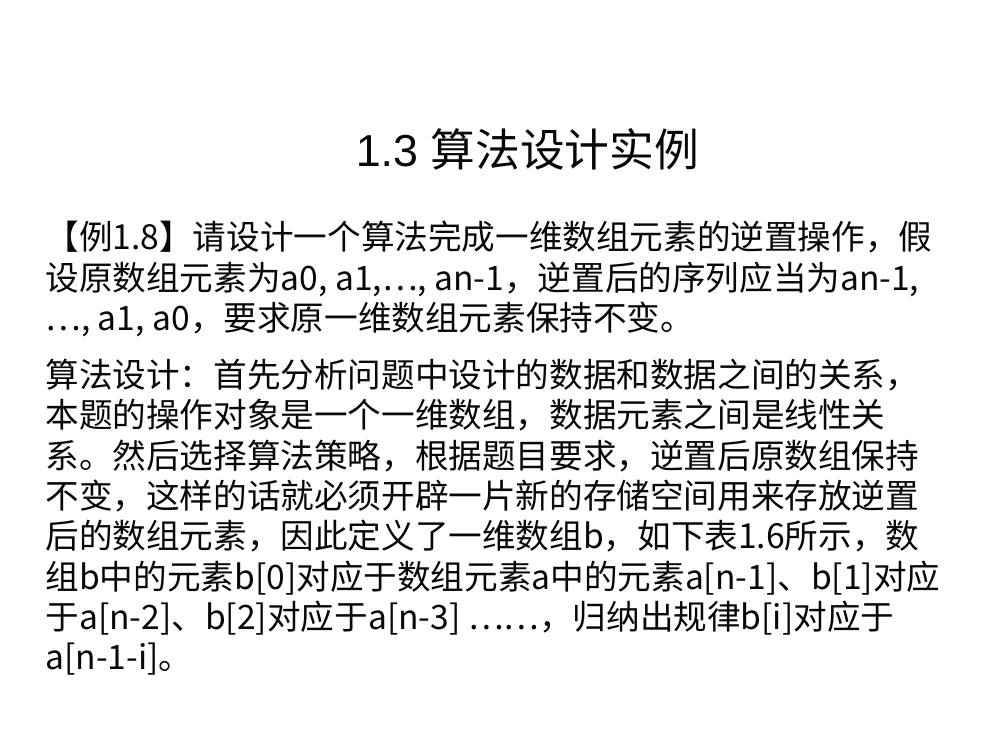
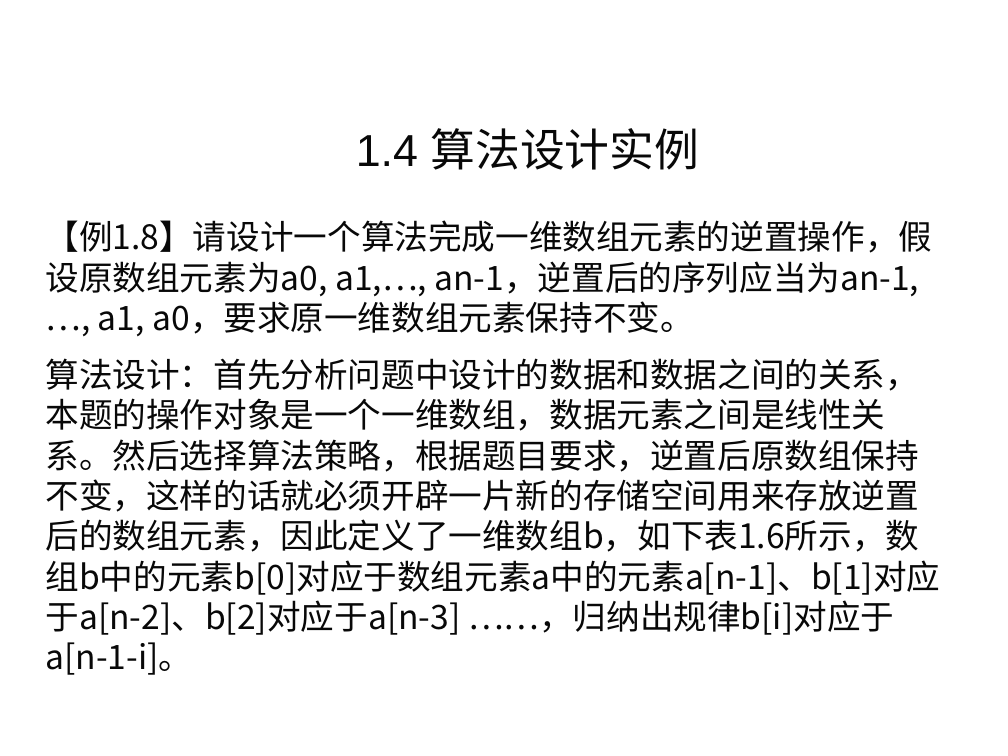
Before and after one commit to liutongling/DP, a slide deck: slide 51 of file/第1章 概论.pptx (slide 47 before the commit). Drawn at 1008x756 pixels with LibreOffice and Linux fonts; fonts in the diff are those of the drawing; background and template pictures are left out. Boxes give left, top, right and bottom in pixels: in the first picture for what was removed or moved away, otherwise in the second. Text is boxed around its words. In the diff, an @@ line names an element or a change of style, - is before the commit and + after.

```diff
--- a/file/第1章 概论.pptx
+++ b/file/第1章 概论.pptx
@@ text at [356,128,700,170]: text changed @@
-1.3 算法设计实例
+1.4 算法设计实例
```
Also in this commit, not shown: 4 other slides changed, 4 slides added, 1 other file.
